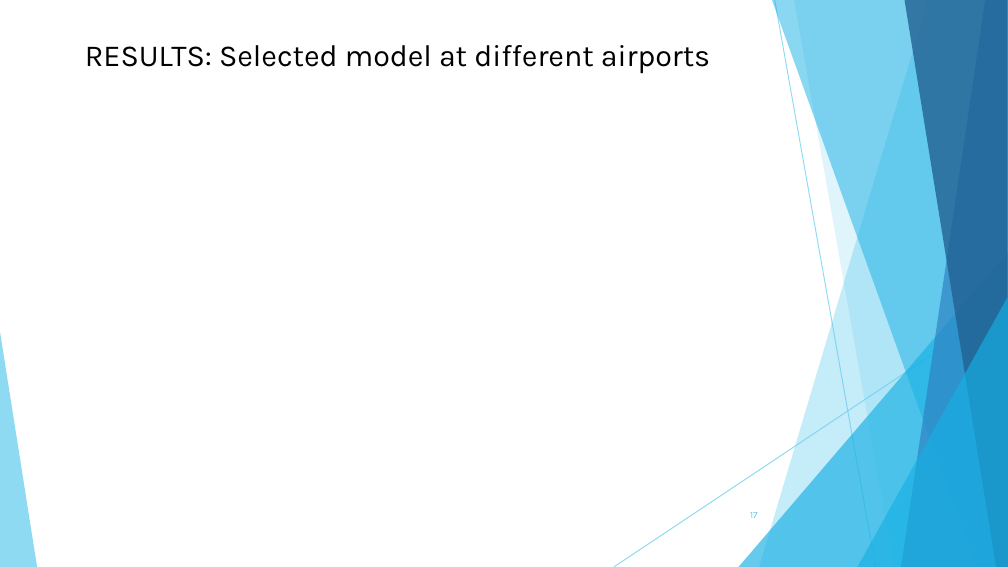
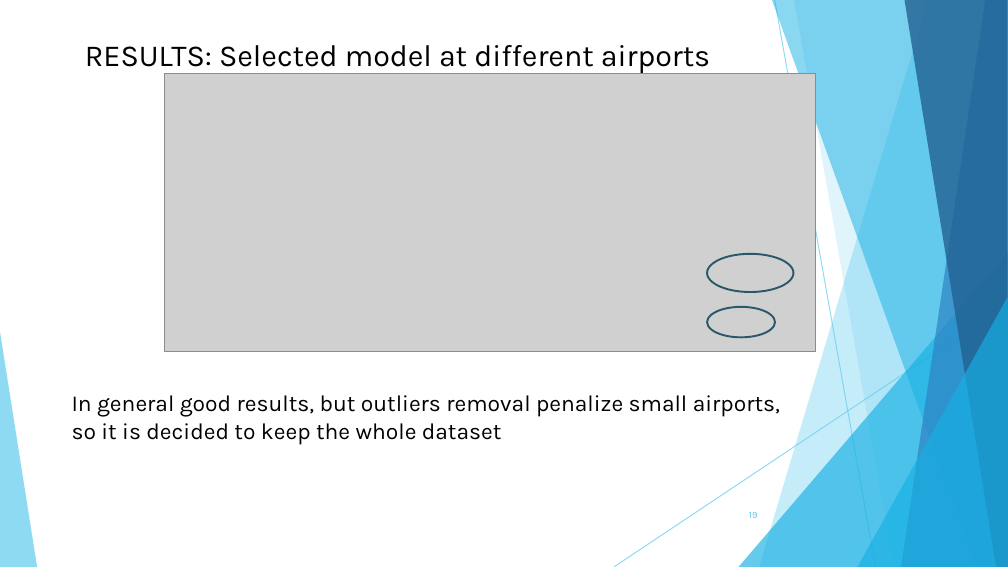
Before and after one commit to AlvaroRevi/Turnaround_TFM, a slide deck: slide 19 of PresentacionTFM.pptx (slide 17 before the commit). Drawn at 1008x567 pixels with LibreOffice and Linux fonts; fonts in the diff are those of the drawing; grey boxes stand for pictures. Boxes give left, top, right and bottom in pixels: in the first picture for what was removed or moved away, otherwise in the second. Text is boxed around its words. In the diff, an @@ line names an element or a change of style, - is before the commit and + after.

```diff
--- a/PresentacionTFM.pptx
+++ b/PresentacionTFM.pptx
@@ picture added at box(164, 73, 815, 352) @@
@@ ellipse added at box(707, 254, 794, 292), outline #2A5969 1.5 pt @@
@@ ellipse added at box(707, 307, 775, 337), outline #2A5969 1.5 pt @@
@@ text added at box(72, 395, 780, 445), 18 pt, text #000000 @@
+In general good results, but outliers removal penalize small airports, so it is decided to keep the whole dataset
@@ page number at box(749, 512, 758, 518): text changed @@
-17
+19
```
Also in this commit, not shown: 8 other slides changed, 3 slides added.
